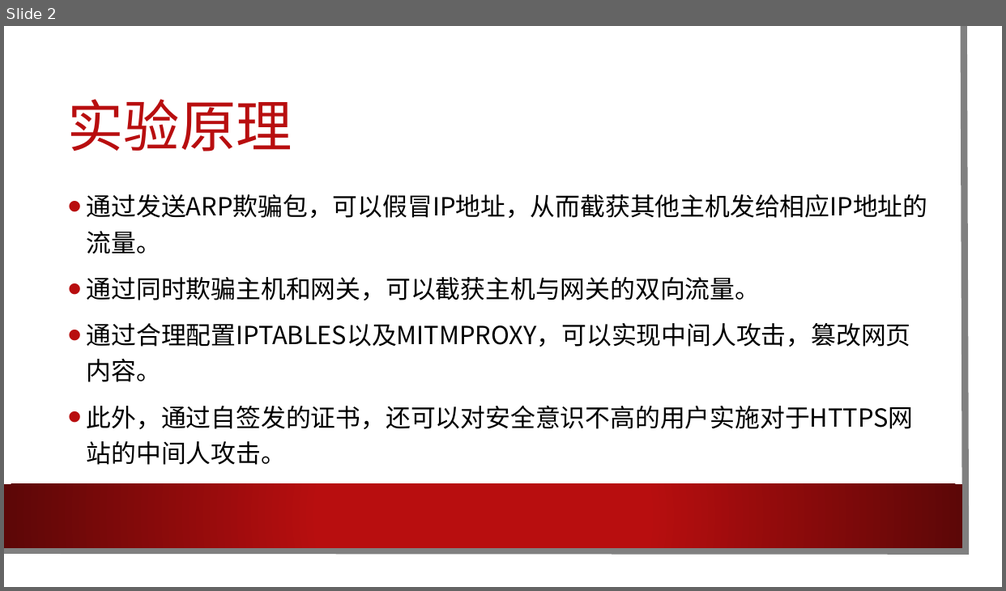
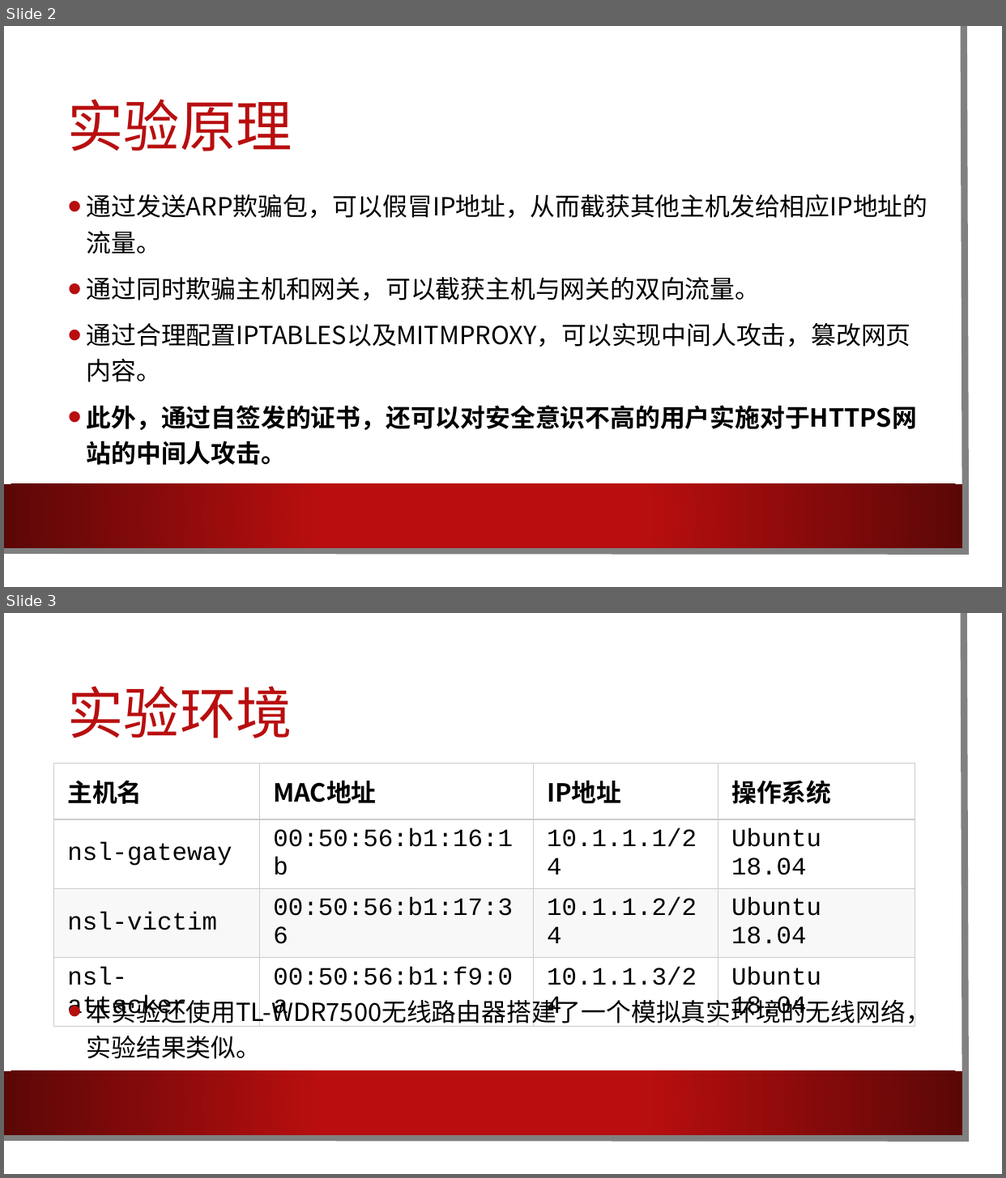
Before and after one commit to Harry-Chen/network-security-labs, a slide deck: lab2_mitm/slides.pptx. Shown one above the other, each under a label of ours: slide 2 before the commit, slides 2 and 3 after it. The pictures are 1006x591 and 1006x1178 pixels, drawn with LibreOffice and Linux fonts; fonts in the diff are those of the drawing; background and template pictures are left out. Boxes give left, top, right and bottom in pixels: in the first picture for what was removed or moved away, otherwise in the second. Text is boxed around its words. In the diff, an @@ line names an element or a change of style, - is before the commit and + after.

```diff
--- a/lab2_mitm/slides.pptx
+++ b/lab2_mitm/slides.pptx
@@ slide 3 added at (x1=4, y1=613, x2=1002, y2=1174), background picture (left out); not listed: 3 template elements that a slide beside it also shows @@
@@ title added at (x1=68, y1=686, x2=292, y2=739), 54 pt, text #B80E0F @@
+实验环境
@@ table added at (x1=54, y1=764, x2=916, y2=1023), 4 rows, 4 columns @@
+主机名 | MAC地址 | IP地址 | 操作系统
+nsl-gateway | 00:50:56:b1:16:1b | 10.1.1.1/24 | Ubuntu 18.04
+nsl-victim | 00:50:56:b1:17:36 | 10.1.1.2/24 | Ubuntu 18.04
+nsl-attacker | 00:50:56:b1:f9:0a | 10.1.1.3/24 | Ubuntu 18.04
@@ text added at (x1=87, y1=995, x2=931, y2=1059), 24 pt, text #000000 @@
+• 本实验还使用TL-WDR7500无线路由器搭建了一个模拟真实环境的无线网络，实验结果类似。
@@ slide 2 changed as well @@
@@ text at (x1=87, y1=405, x2=917, y2=465): bold on in "此外，通过自签发的证书，还可以对安全意识不高的用户实施对于HTTPS网站的中间人攻击。" @@
```
Also in this commit, not shown: 1 other slide changed, 5 other slides added, 1 slide removed.
